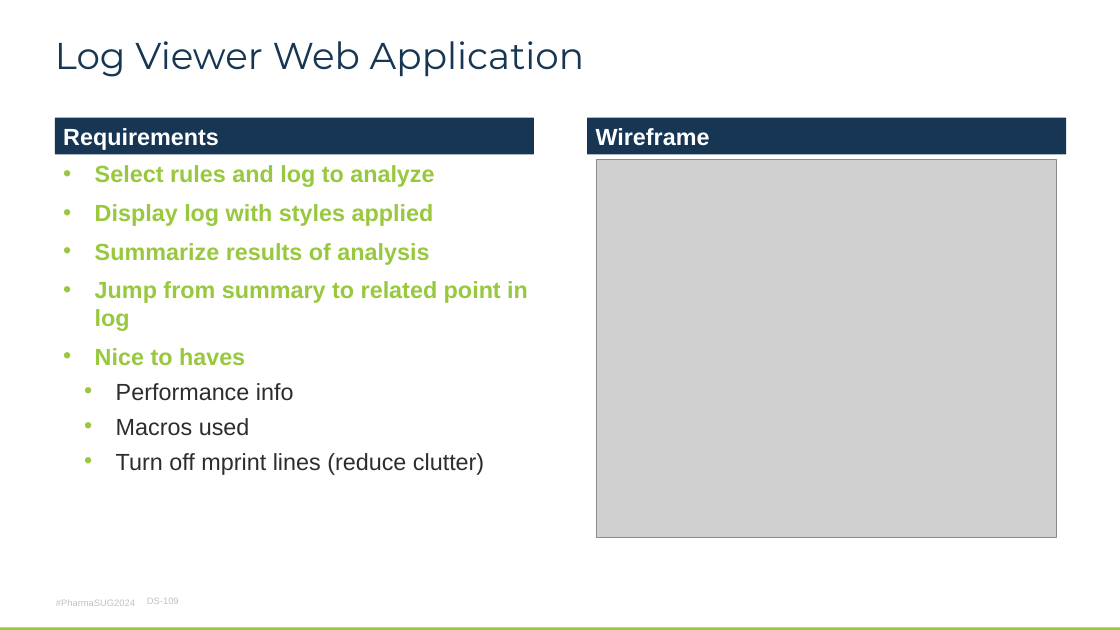
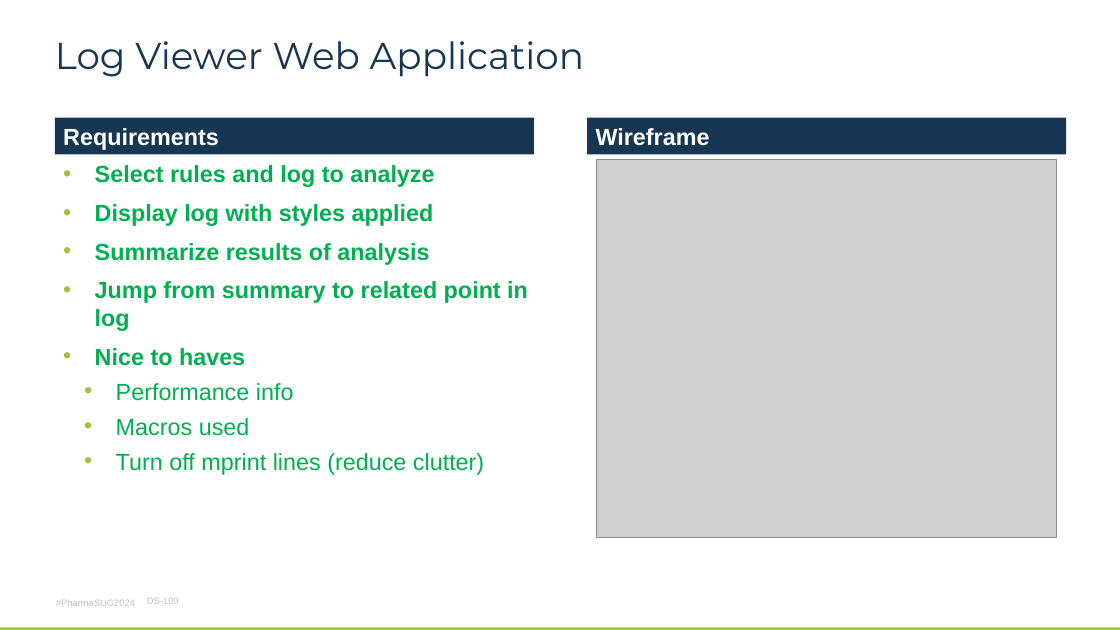
Before and after one commit to philipmason/Wood-Street-Consultants, a slide deck: slide 20 of Papers/2024/Pharmasug 2024/DS-109.pptx. Drawn at 1120x630 pixels with LibreOffice and Linux fonts; fonts in the diff are those of the drawing; grey boxes stand for pictures; background and template pictures are left out. Boxes give left, top, right and bottom in pixels: in the first picture for what was removed or moved away, otherwise in the second. Text is boxed around its words. In the diff, an @@ line names an element or a change of style, - is before the commit and + after.

```diff
--- a/Papers/2024/Pharmasug 2024/DS-109.pptx
+++ b/Papers/2024/Pharmasug 2024/DS-109.pptx
@@ text "Select rules and log to ..." at [95, 165, 528, 475]: text colour #98C83E to #00B050 in "Select rules and log to analyze", "Display log with styles applied", "Summarize results of analysis", "Jump from summary to related point in ..." and 1 more places; text colour #2E2C2C to #00B050 in "Performance info", "Macros used", "Turn off mprint lines (reduce clutter)" @@
```
Also in this commit, not shown: 10 other slides changed, 2 other files.
